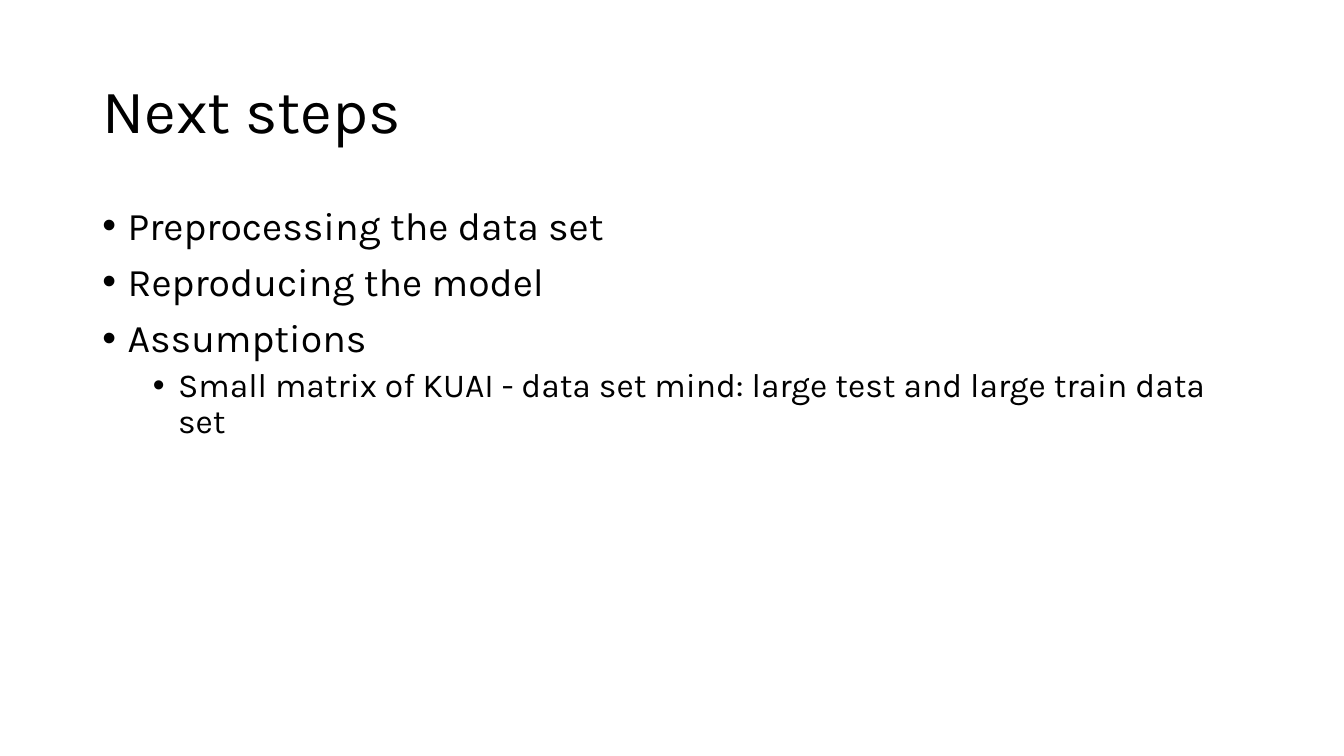
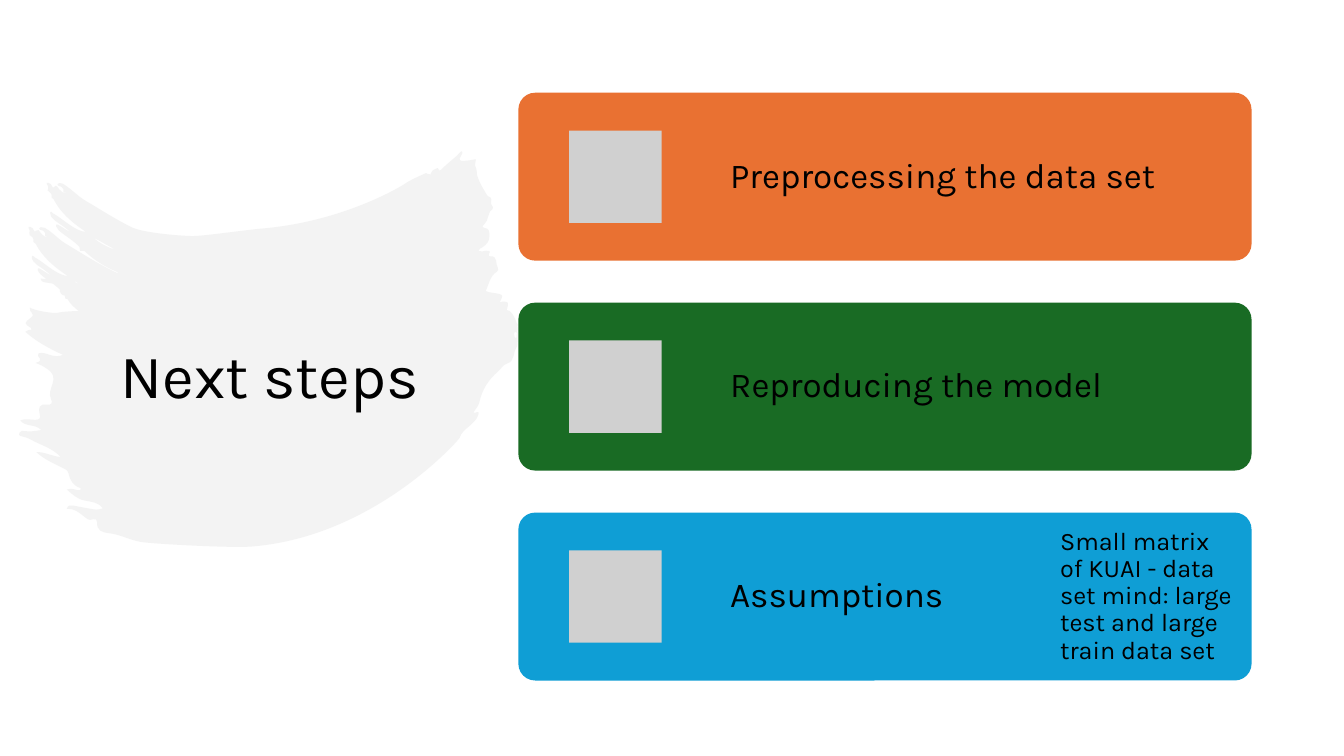
Before and after one commit to cfuss/edds_ex2, a slide deck: slide 3 of EDDS Exercise 2 - presentation.pptx. Drawn at 1344x756 pixels with LibreOffice and Linux fonts; fonts in the diff are those of the drawing; grey boxes stand for pictures. Boxes give left, top, right and bottom in pixels: in the first picture for what was removed or moved away, otherwise in the second. Text is boxed around its words. In the diff, an @@ line names an element or a change of style, - is before the commit and + after.

```diff
--- a/EDDS Exercise 2 - presentation.pptx
+++ b/EDDS Exercise 2 - presentation.pptx
@@ title "Next steps": place and size @@
-title "Next steps" at bbox=[102, 94, 400, 148]
+title "Next steps" at bbox=[120, 359, 418, 413]
@@ freeform shape added at bbox=[19, 151, 518, 547], fill #E8E8E8 at 50% opacity @@
@@ text removed at bbox=[128, 213, 1205, 434] @@
-• Preprocessing the data set
-• Reproducing the model
-• Assumptions
-  • Small matrix of KUAI - data set mind: large test and large train data set
@@ group added at bbox=[518, 93, 1251, 682]: 4 texts, 3 rounded rectangles, 3 pictures @@
+Preprocessing the data set
+Reproducing the model
+Assumptions
+Small matrix of KUAI - data set mind: large test and large train data set
```
Also in this commit, not shown: 2 other slides changed, 1 slide added, 1 slide removed.
